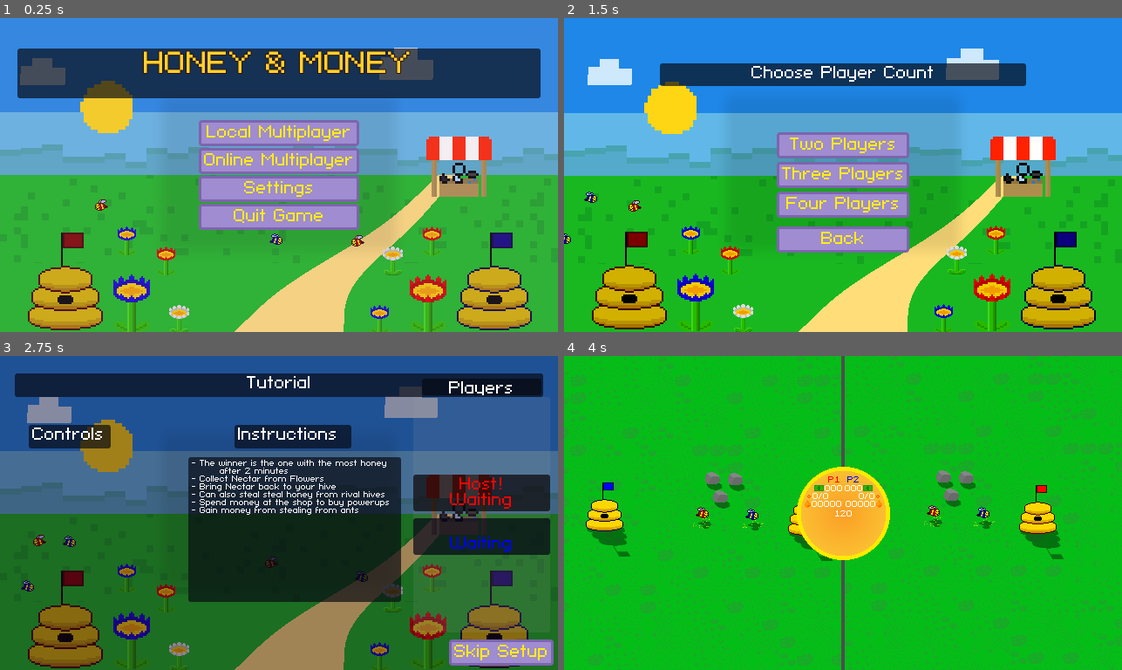
Above: before the commit, frames 1-4 (two rows, left to right).
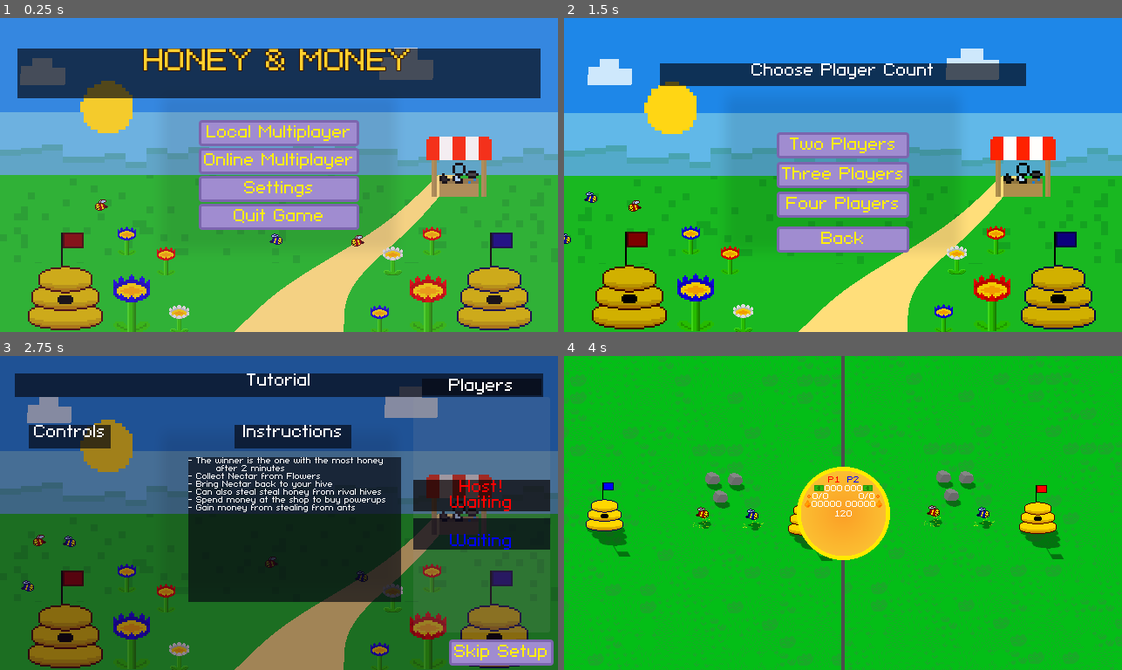
Above: after the commit, the same moments.

Repository: coloredasterisk/Alberta-Game-Jam-2026
Game: Godot game, scene res://scenes/main.tscn
The game is run twice, just before and just after one commit, with the same random seed, the same clock (stepped at 60 frames per second) and the same inputs.
Inputs (mouse positions are in pixels of both pictures, inside the frame that each line leads up to):
- Up to frame 1 (0.25 s): no input
- Up to frame 2 (1.5 s): tap Enter (p2_interact) at 0.5 s; move the mouse to (965, 159) at 0.52 s; hold D (p1_move_right) 0.53-1.25 s; tap E (p1_interact) at 0.6 s; click (965, 159) at 0.67 s; click "Local Multiplayer" at 1.25 s
- Up to frame 3 (2.75 s): click "Two Players" at 2 s
- Up to frame 4 (4 s): click "Skip Setup" at 2.75 s; drag from (731, 528) to (603, 516) at 3.52 s

The runs differ from the first frame. In frame 1, 1.5% of the frame differs, in the area x 3-97%, y 9-26%; in frame 2, 0.5%; in frame 3, 3.8%, in the area x 2-99%, y 5-79%; in frame 4, nothing differs.

Commit message:
Align pregame text and contrast backplates

Diff:
--- a/scenes/main.tscn
+++ b/scenes/main.tscn
@@ -380,7 +380,8 @@
 offset_right = 127.0
 offset_bottom = 106.0
 mouse_filter = 2
-text = "Controls"
+bbcode_enabled = true
+text = "[center]Controls"
 
 [node name="JoystickIcon" type="TextureRect" parent="CanvasLayer/Screens/TutorialScreen/ControlSection" unique_id=939024718]
 layout_mode = 0
@@ -409,7 +410,8 @@
 offset_top = 4.0
 offset_right = 173.0
 offset_bottom = 31.0
-text = "Instructions"
+bbcode_enabled = true
+text = "[center]Instructions"
 
 [node name="InstructionTitle2" type="RichTextLabel" parent="CanvasLayer/Screens/TutorialScreen/InstructionSection" unique_id=1433144190]
 layout_mode = 0
@@ -560,42 +562,42 @@
 modulate = Color(1, 0, 0, 1)
 layout_mode = 2
 bbcode_enabled = true
-text = "Player 1 - Host!"
+text = "[center]Player 1 - Host!"
 fit_content = true
 
 [node name="Player2" type="RichTextLabel" parent="CanvasLayer/Screens/PlayerSetup/PlayerList" unique_id=919813944]
 modulate = Color(0, 0, 1, 1)
 layout_mode = 2
 bbcode_enabled = true
-text = "Player 2 - Empty"
+text = "[center]Player 2 - Empty"
 fit_content = true
 
 [node name="Player3" type="RichTextLabel" parent="CanvasLayer/Screens/PlayerSetup/PlayerList" unique_id=843771667]
 modulate = Color(0, 1, 0, 1)
 layout_mode = 2
 bbcode_enabled = true
-text = "Player 3 - Empty"
+text = "[center]Player 3 - Empty"
 fit_content = true
 
 [node name="Player4" type="RichTextLabel" parent="CanvasLayer/Screens/PlayerSetup/PlayerList" unique_id=1764369310]
 modulate = Color(1, 1, 0, 1)
 layout_mode = 2
 bbcode_enabled = true
-text = "Player 4 - Empty"
+text = "[center]Player 4 - Empty"
 fit_content = true
 
 [node name="Player5" type="RichTextLabel" parent="CanvasLayer/Screens/PlayerSetup/PlayerList" unique_id=182196101]
 modulate = Color(1, 0, 1, 1)
 layout_mode = 2
 bbcode_enabled = true
-text = "Player 5 - Empty"
+text = "[center]Player 5 - Empty"
 fit_content = true
 
 [node name="Player6" type="RichTextLabel" parent="CanvasLayer/Screens/PlayerSetup/PlayerList" unique_id=99477455]
 modulate = Color(0, 1, 1, 1)
 layout_mode = 2
 bbcode_enabled = true
-text = "Player 6 - Empty"
+text = "[center]Player 6 - Empty"
 fit_content = true
 
 [node name="Code" type="RichTextLabel" parent="CanvasLayer/Screens/PlayerSetup" unique_id=378638875]
@@ -604,7 +606,8 @@
 offset_top = 37.0
 offset_right = 624.0
 offset_bottom = 102.0
-text = "Host Match Code:"
+bbcode_enabled = true
+text = "[center]Host Match Code:"
 
 [node name="Skip" type="Button" parent="CanvasLayer/Screens/PlayerSetup" unique_id=1045497130]
 layout_mode = 0
--- a/scripts/main.gd
+++ b/scripts/main.gd
@@ -68,10 +68,12 @@
 	var backdrop := StyleBoxFlat.new()
 	backdrop.bg_color = Color(0.025, 0.035, 0.07, 0.68)
 	backdrop.set_corner_radius_all(3)
-	backdrop.content_margin_left = 4.0
-	backdrop.content_margin_top = 3.0
-	backdrop.content_margin_right = 4.0
-	backdrop.content_margin_bottom = 3.0
+	# Expand outside the existing control rectangle. Content margins would make
+	# the usable text box smaller and can shift or clip carefully aligned labels.
+	backdrop.expand_margin_left = 4.0
+	backdrop.expand_margin_top = 3.0
+	backdrop.expand_margin_right = 4.0
+	backdrop.expand_margin_bottom = 3.0
 
 	for node in $CanvasLayer/Screens.find_children("*", "RichTextLabel", true, false):
 		var label := node as RichTextLabel
@@ -314,7 +316,7 @@
 			Session.Mode.ONLINE_GUEST:
 				is_ready = i == 0 or (_guest != null and _guest.is_connected_to_host())
 		var status := players[i].username if is_ready and players[i].username != "" else ("Ready" if is_ready else "Empty")
-		_player_labels[i].text = "Player %d - %s" % [i + 1, status]
+		_player_labels[i].text = "[center]Player %d - %s" % [i + 1, status]
 		if is_ready:
 			joined_count += 1
 	# The concept has four rival hives; additional supported player slots still
@@ -380,10 +382,10 @@
 		Session.Mode.LOCAL:
 			if PhoneControllers.can_join:
 				_qr_rect.texture = PhoneControllers.make_qr_texture(10)
-				_code_label.text = "Scan to join!\n\nOr input the code: " + PhoneControllers.session_code
+				_set_code_label("Scan to join!\n\nOr input the code: " + PhoneControllers.session_code)
 			else:
 				_qr_rect.texture = null
-				_code_label.text = PhoneControllers.status_message
+				_set_code_label(PhoneControllers.status_message)
 		Session.Mode.ONLINE_HOST:
 			if PhoneControllers.can_join:
 				var code := PhoneControllers.session_code
@@ -391,13 +393,18 @@
 				# by the relay. Session.invite_url(code) would open the whole game on the phone
 				# instead (the ONLINE_GUEST path, which friends reach with Join + this code).
 				_qr_rect.texture = PhoneControllers.make_qr_texture(10)
-				_code_label.text = "Host Match Code: %s" % code
+				_set_code_label("Host Match Code: %s" % code)
 			else:
 				_qr_rect.texture = null
-				_code_label.text = "Creating a match…"
+				_set_code_label("Creating a match…")
 		Session.Mode.ONLINE_GUEST:
 			_qr_rect.texture = null
-			_code_label.text = "Joining match %s…" % Session.join_code
+			_set_code_label("Joining match %s…" % Session.join_code)
+
+
+## Player-setup code/status copy is always centred in its right-hand column.
+func _set_code_label(value: String) -> void:
+	_code_label.text = "[center]" + value
 
 
 # --- Online: host ------------------------------------------------------------
@@ -457,7 +464,7 @@
 
 func _on_host_message(msg: Dictionary) -> void:
 	if str(msg.get("t", "")) == "msg":
-		_code_label.text = str(msg.get("text", ""))
+		_set_code_label(str(msg.get("text", "")))
 
 
 func _on_snapshot(msg: Dictionary) -> void:
Not shown, changed: shaders/GOLDEN_BLOOM_VALLEY_USAGE.md
